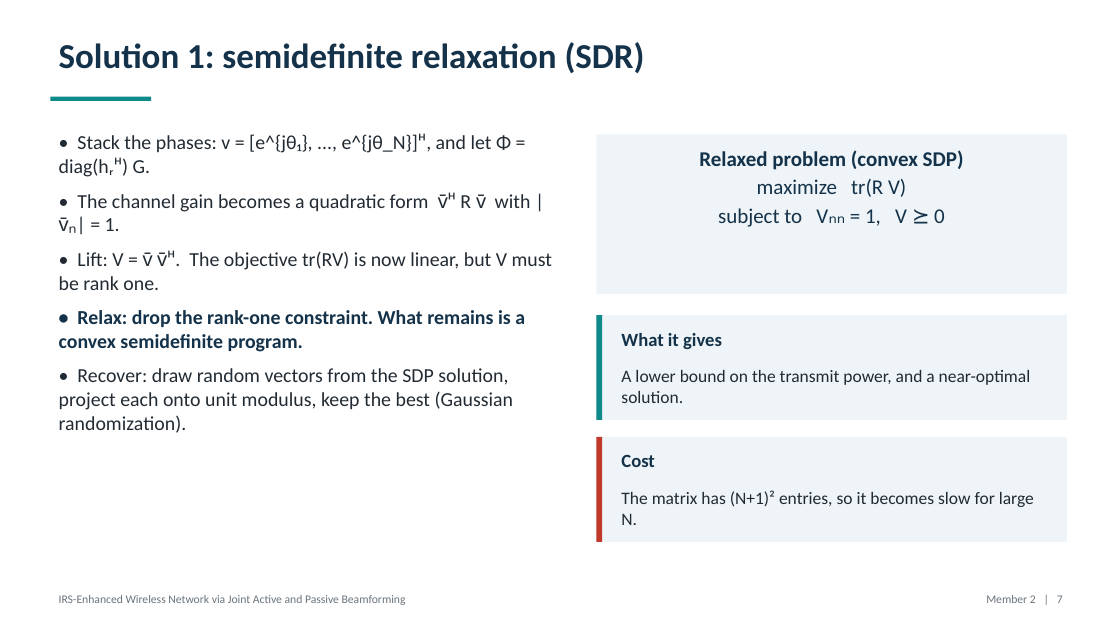
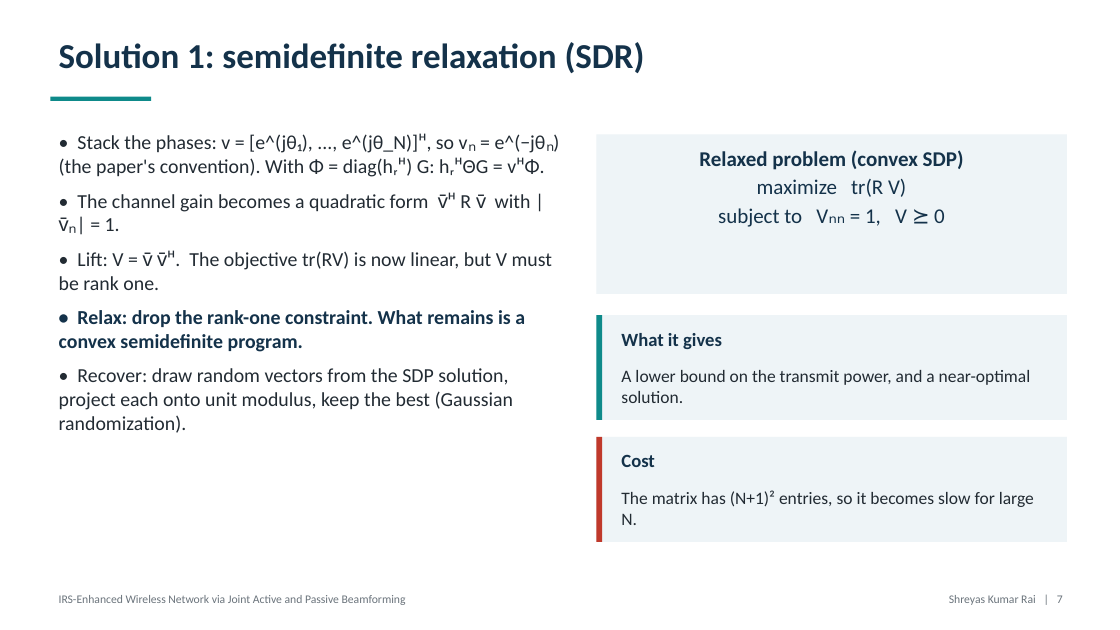
Before and after one commit to SKARAlpha0407/wcom-irs-beamforming, a slide deck: slide 7 of presentation/WCom_Project_Presentation.pptx. Drawn at 1120x630 pixels with LibreOffice and Linux fonts; fonts in the diff are those of the drawing. Boxes give left, top, right and bottom in pixels: in the first picture for what was removed or moved away, otherwise in the second. Text is boxed around its words. In the diff, an @@ line names an element or a change of style, - is before the commit and + after.

```diff
--- a/presentation/WCom_Project_Presentation.pptx
+++ b/presentation/WCom_Project_Presentation.pptx
@@ text at (59,133,546,177): text changed @@
-• Stack the phases: v = [e^{jθ₁}, ..., e^{jθ_N}]ᴴ, and let Φ = diag(hᵣᴴ) G.
+• Stack the phases: v = [e^(jθ₁), ..., e^(jθ_N)]ᴴ, so vₙ = e^(−jθₙ) (the paper's convention). With Φ = diag(hᵣᴴ) G: hᵣᴴΘG = vᴴΦ.
@@ text at (949,595,1063,605): text changed @@
-Member 2 | 7
+Shreyas Kumar Rai | 7
```
Also in this commit, not shown: 15 other slides changed, 18 other files.
